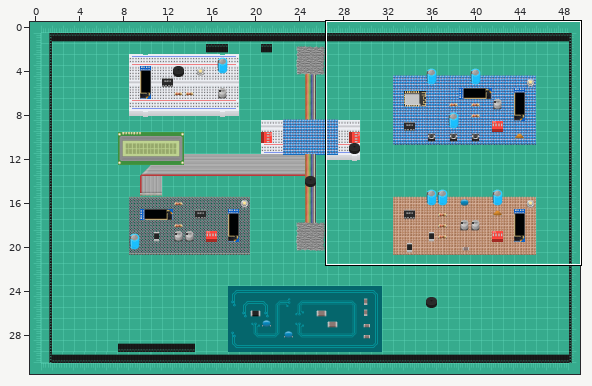
A Tiled map (JSON) gets an edit: src/maps/mastertest2.json. Above: a wide view before the commit, with the close-up outlined.
Close-up. The starting point:
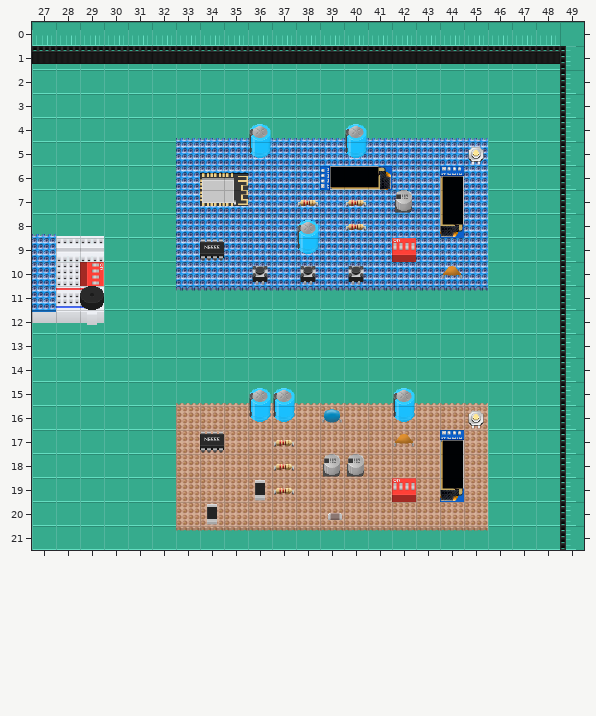
Cells are 32x32 px. Shown: x 27..49, y 0..21. The commit also changed other parts of the map, which this record leaves out.
New version:
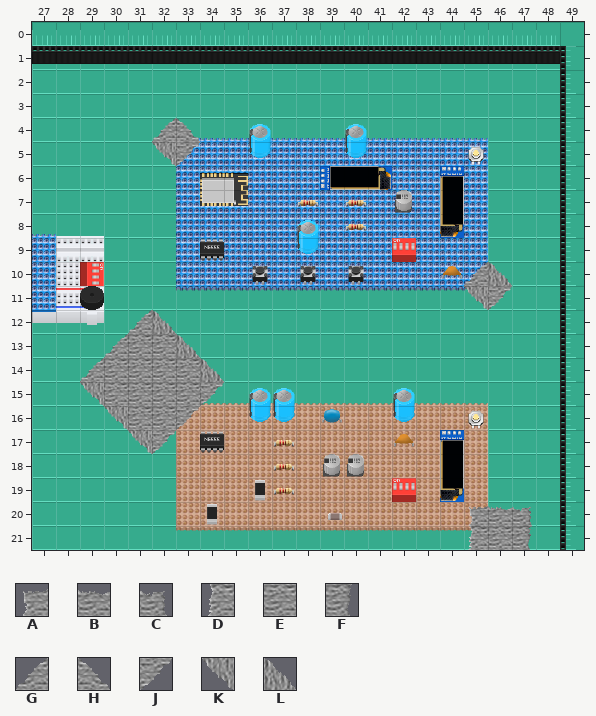
Key: from "floor_gaffa": A 54, B 55, C 56, D 63, E 64, F 65, G 68, H 68 flipped left-right, J 68 turned 180, K 68 turned 270, L 69 turned 270.
_ is an empty cell.
Diff:
Changed rows in their new state; . is an unchanged cell.
Layer "Objects_Top":
first column x 32:
 4 GH
 5 KJ
first column x 29:
10 ................GL.
11 ................KJ.
12 ..GL...............
13 .GEEL..............
14 GEEEEL.............
15 KEEEEJ.............
16 .KEEJ..............
17 ..KJ...............
20 ................ABC
21 ................DEF
Boxes around the changes in both close-ups, in picture pixels (x1, y1, x2, y2):
added: (152, 118, 200, 166)
added: (464, 262, 512, 310)
added: (80, 310, 224, 454)
added: (468, 506, 532, 550)
